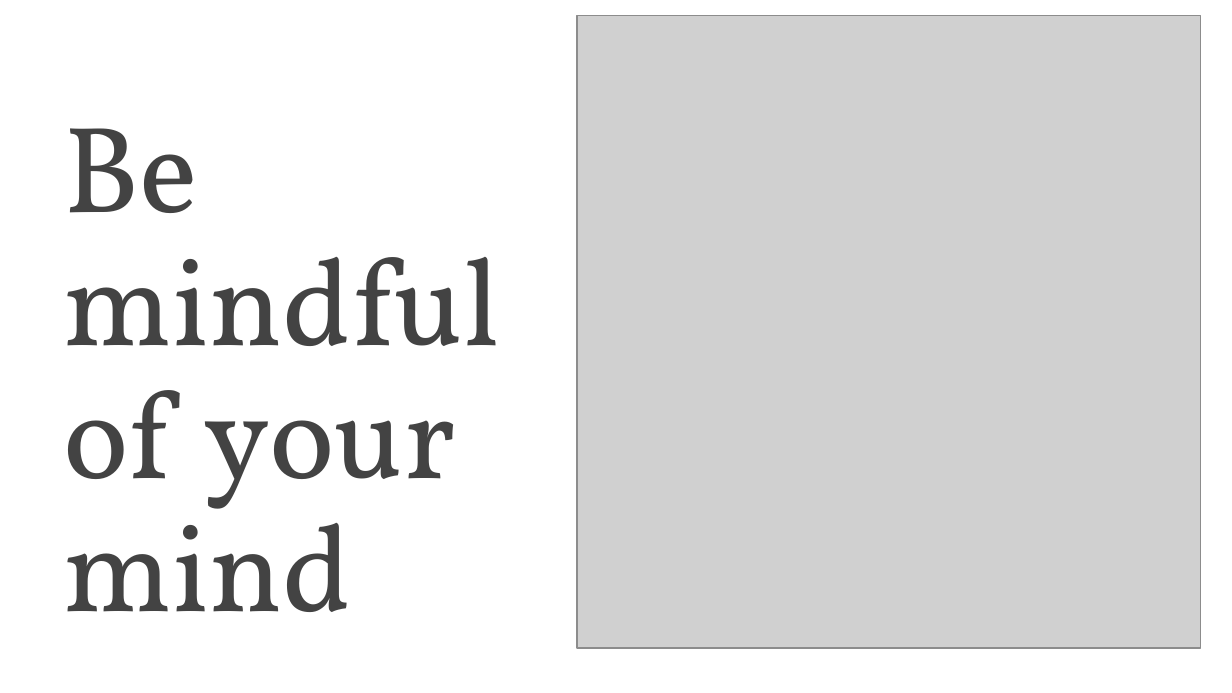
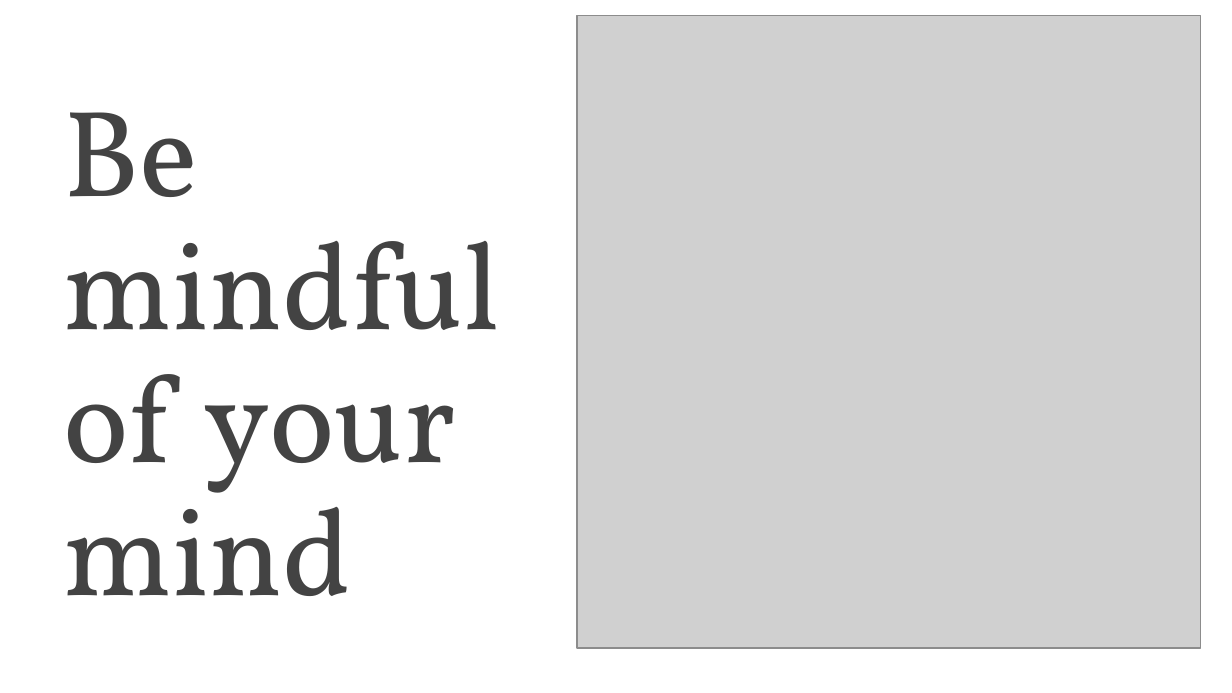
Before and after one commit to edavalosanaya/CSCI3495_NLP_LLMs_Student, a slide deck: slide 2 of weeks/week-06/class-02/lecture/slides.pptx. Drawn at 1232x693 pixels with LibreOffice and Linux fonts; fonts in the diff are those of the drawing; grey boxes stand for pictures; background and template pictures are left out. Boxes give left, top, right and bottom in pixels: in the first picture for what was removed or moved away, otherwise in the second. Text is boxed around its words. In the diff, an @@ line names an element or a change of style, - is before the commit and + after.

Commit message:
Publish course materials (7e6458b0)
Generated by scripts/publish_student.py from the source repository at 7e6458b0: "Week 7: lecture-only classes, and rewrite Quiz 4"

```diff
--- a/weeks/week-06/class-02/lecture/slides.pptx
+++ b/weeks/week-06/class-02/lecture/slides.pptx
@@ title "Be mindful of your mind": place and size @@
-title "Be mindful of your mind" at [63, 128, 501, 612]
+title "Be mindful of your mind" at [63, 112, 501, 596]
```
Also in this commit, not shown: 7 other files.
